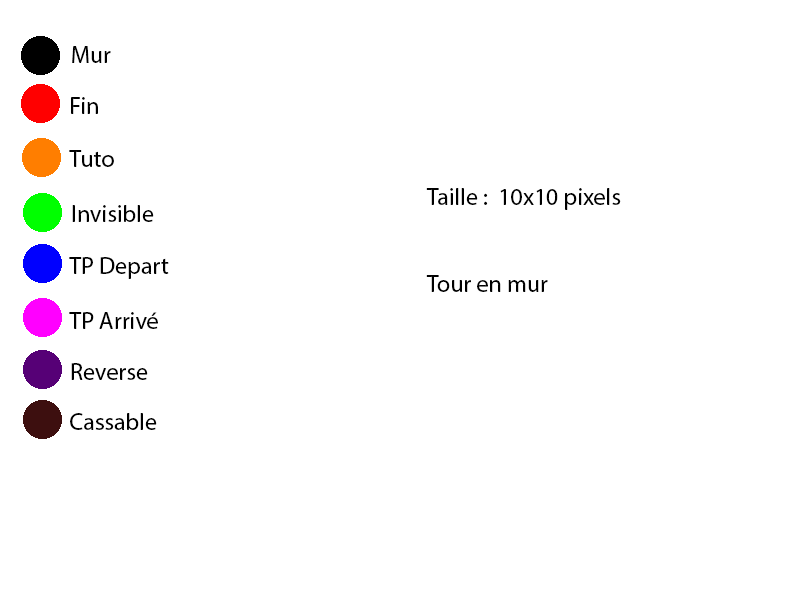
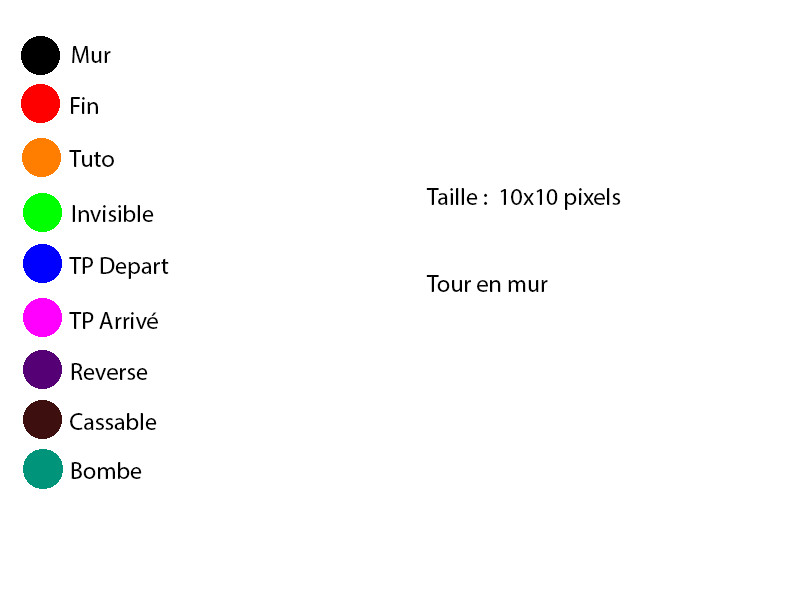
Two versions of the same layered image (800px x 600px). Layer-by-layer changes:
added layer "Bombe" above "Arrière-plan" over [71, 462, 142, 479]
painted on "Arrière-plan" over [23, 449, 63, 489]
